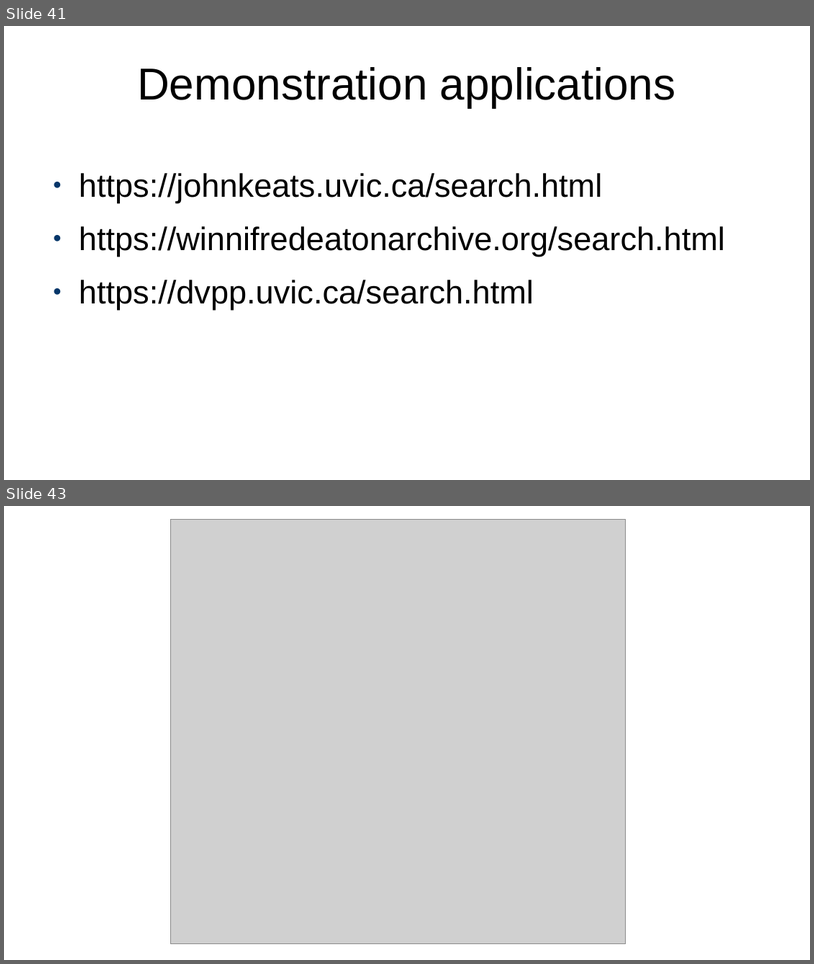
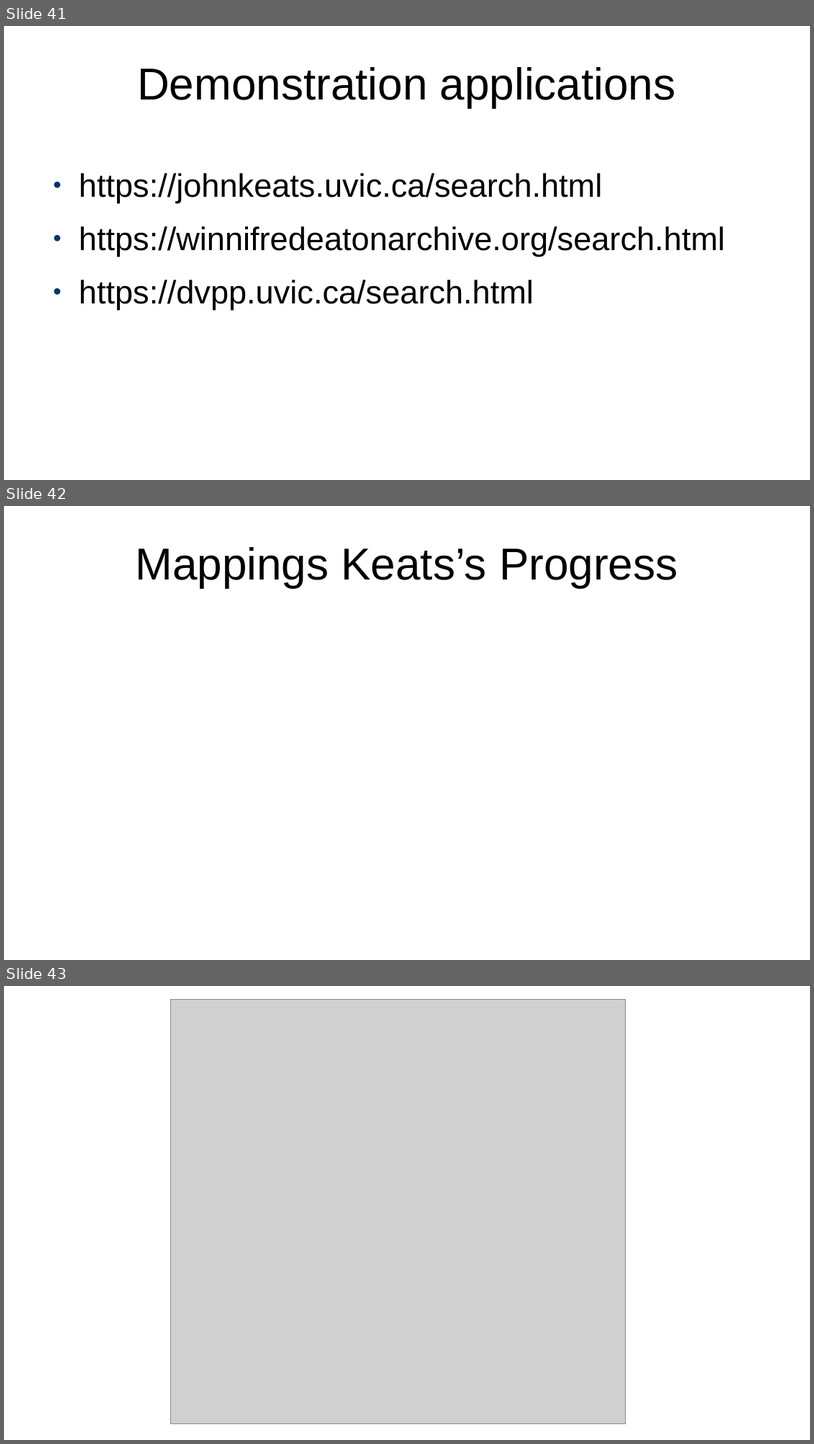
Before and after one commit to projectEndings/Endings, a slide deck: presentations/ubc2020/nineProjects.odp. Shown one above the other, each under a label of ours: slides 41 and 43 before the commit, slides 41, 42 and 43 after it; the slides between them are not shown. The pictures are 814x964 and 814x1444 pixels, drawn with LibreOffice and Linux fonts; fonts in the diff are those of the drawing; grey boxes stand for pictures. Boxes give left, top, right and bottom in pixels: in the first picture for what was removed or moved away, otherwise in the second. Text is boxed around its words. In the diff, an @@ line names an element or a change of style, - is before the commit and + after.

```diff
--- a/presentations/ubc2020/nineProjects.odp
+++ b/presentations/ubc2020/nineProjects.odp
@@ slide 42 added at (x1=4, y1=506, x2=810, y2=960), background #FFFFFF @@
@@ title added at (x1=135, y1=547, x2=678, y2=587), 44 pt, text #000000 @@
+Mappings Keats’s Progress
```
Also in this commit, not shown: 1 other slide added, 2 slides removed.
